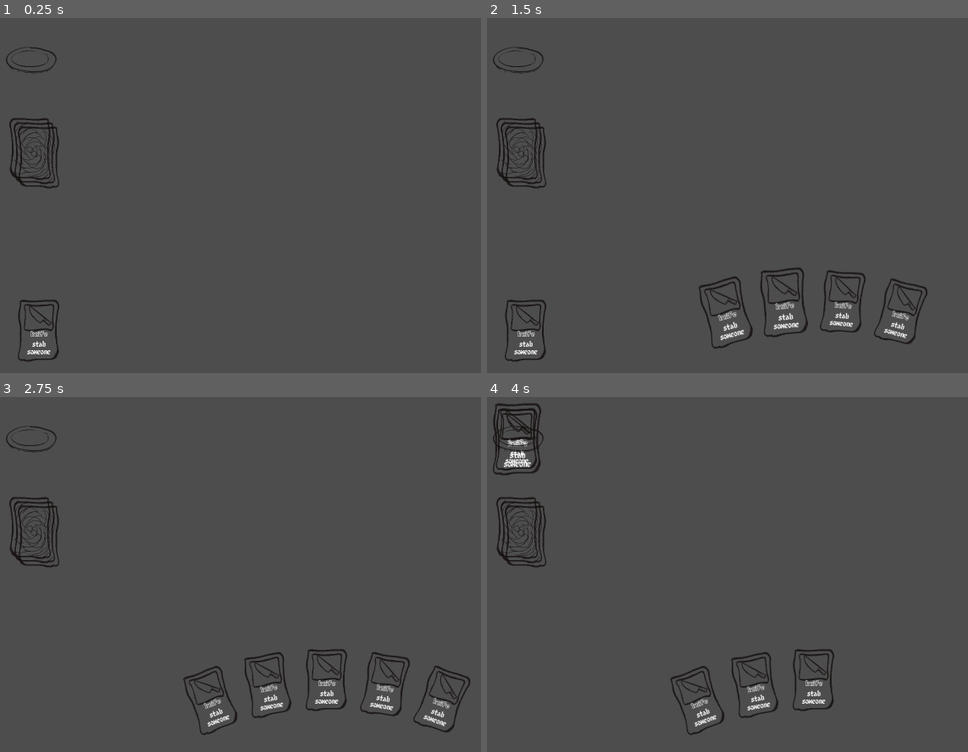
Above: before the commit, frames 1-4 (two rows, left to right).
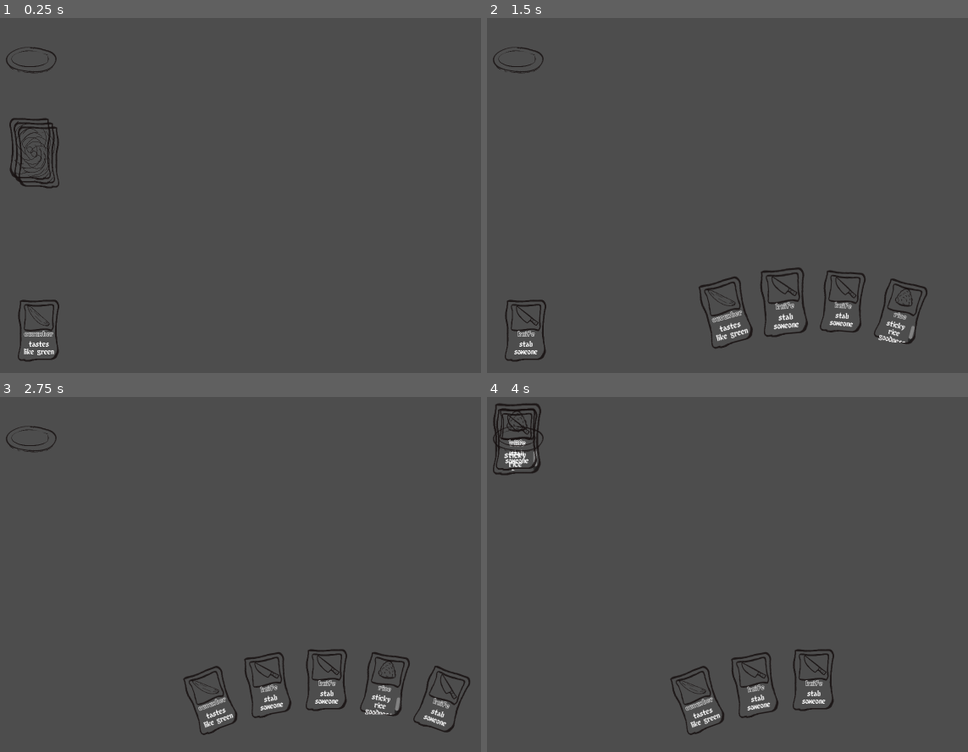
Above: after the commit, the same moments.

Repository: noxden/gmtk-jam-2025
Game: Godot game, scene res://scenes/main.tscn
The game is run twice, just before and just after one commit, with the same random seed, the same clock (stepped at 60 frames per second) and the same inputs.
Inputs (mouse positions are in pixels of both pictures, inside the frame that each line leads up to):
- Up to frame 1 (0.25 s): no input
- Up to frame 2 (1.5 s): drag from (814, 302) to (525, 330) at 0.52 s; drag from (814, 302) to (525, 330) at 1.27 s
- Up to frame 3 (2.75 s): move the mouse to (327, 681) at 2.02 s; click (327, 681) at 2.17 s
- Up to frame 4 (4 s): tap Enter at 2.75 s; drag from (871, 684) to (515, 439) at 2.77 s; tap Space at 3.5 s; drag from (929, 698) to (515, 439) at 3.52 s

The runs differ from the first frame. In frame 1, 0.2% of the frame differs, in the area x 4-12%, y 80-95%; in frame 2, 1.3%, in the area x 1-90%, y 28-92%; in frame 3, 1.2%; in frame 4, 1.2%.

Commit message:
resource: add more Card definitions to make use of new resources

Diff:
--- a/autoload/cards.gd
+++ b/autoload/cards.gd
@@ -7,4 +7,17 @@
 		"cost": 0,
 		"sprite": "knife"
 	},
+	"rice": {
+		"title": "rice",
+		"description": "sticky rice goodness",
+		"cost": 0,
+		"sprite": "rice"
+	},
+	"cucumber": {
+		"title": "cucumber",
+		"description": "tastes like green",
+		"cost": 0,
+		"sprite": "cucumber"
+	},
+
 }
--- a/autoload/game_state.gd
+++ b/autoload/game_state.gd
@@ -5,5 +5,7 @@
 var cards_in_deck = []
 
 func _ready():
-	for i in range(10):
+	for i in range(3):
 		cards_in_deck.append(Cards.CARDS["knife"])
+	cards_in_deck.append(Cards.CARDS["rice"])
+	cards_in_deck.append(Cards.CARDS["cucumber"])
--- a/scripts/deck.gd
+++ b/scripts/deck.gd
@@ -1,11 +1,24 @@
 extends Node2D
+
+var cards_in_deck
 
 
 # Called when the node enters the scene tree for the first time.
 func _ready() -> void:
-	pass # Replace with function body.
-
+	cards_in_deck = GameState.cards_in_deck
+	cards_in_deck.shuffle()
 
 # Called every frame. 'delta' is the elapsed time since the previous frame.
 func _process(delta: float) -> void:
 	pass
+
+func get_card():
+	var ret = cards_in_deck.pop_front()
+	match cards_in_deck.size():
+		3:
+			$"Top".visible = false
+		1:
+			$"Middle".visible = false
+		0:
+			$"Bottom".visible = false
+	return ret
--- a/scripts/player_hand.gd
+++ b/scripts/player_hand.gd
@@ -25,10 +25,13 @@
 	HAND_CENTER = Vector2(SCREEN_WIDTH/2, SCREEN_HEIGHT+HAND_CENTER_VERTICAL_OFFSET)
 
 	var card_scene = preload(CARD_SCENE_PATH)
+
+	await $"../Deck".ready
+
 	for i in range(GameState.hand_size):
 		var new_card = card_scene.instantiate()
 
-		var card_data = Cards.CARDS["knife"]
+		var card_data = $"../Deck".get_card()
 		new_card.initialize(card_data)
 		new_card.position = CARD_INITIAL_POS
 
